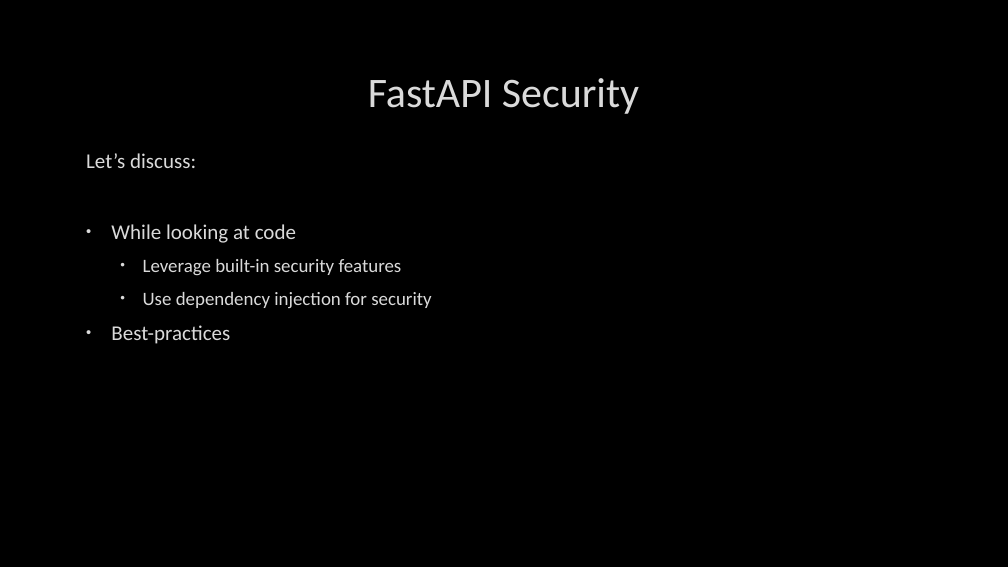
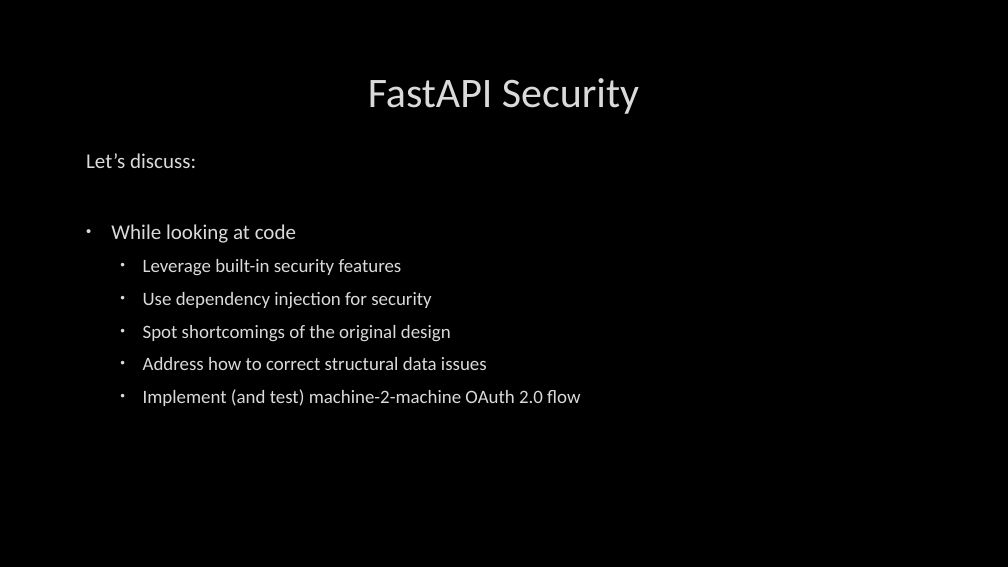
Before and after one commit to SheetMetalConnect/api-workshop, a slide deck: slide 26 of zzz-additional-documentation/Rest-Api-Design-Build-Run-Day-2.pptx (slide 24 before the commit). Drawn at 1008x567 pixels with LibreOffice and Linux fonts; fonts in the diff are those of the drawing; background and template pictures are left out. Boxes give left, top, right and bottom in pixels: in the first picture for what was removed or moved away, otherwise in the second. Text is boxed around its words. In the diff, an @@ line names an element or a change of style, - is before the commit and + after.

```diff
--- a/zzz-additional-documentation/Rest-Api-Design-Build-Run-Day-2.pptx
+++ b/zzz-additional-documentation/Rest-Api-Design-Build-Run-Day-2.pptx
@@ text at [143, 325, 580, 406]: text changed; size 20 to 18 pt @@
-• Best-practices
+  • Spot shortcomings of the original design
+  • Address how to correct structural data issues
+  • Implement (and test) machine-2-machine OAuth 2.0 flow
```
Also in this commit, not shown: 2 slides added.
